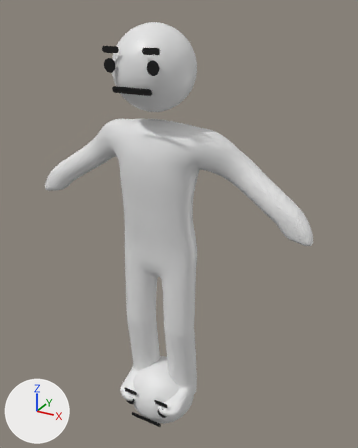
One commit to the FBX model Assets/Models/human.fbx: the scene before it, then after it.
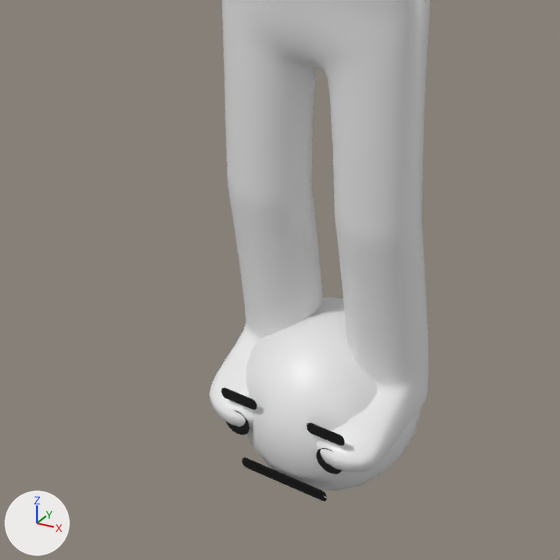
The first picture shows the older version from a camera (50 mm lens) standing at (1.29, -2.12, 2.24) and looking at (0.07, 0.09, 1.13). The close-ups show both versions on the part from 13% to 68% of the width and 56% to 100% of the height of that picture; other places that the commit changed are outside them. Every picture has the same lights, and +X, +Y and +Z are marked at lower left. Objects named as collision shapes, trigger or cutter boxes, shadow casters or lower levels of detail are left out. Where no turn or scale is listed for an object, it has been applied to the vertices.

Script lines for the objects in view, before the commit:
```python
me_human_001 = bpy.data.meshes.new('human.001')
me_human_001.from_pydata(...)  # 6860 vertices, 6856 faces; spans x -0.82..0.82, y -0.23..0.18, z -1.37..0.81
me_human_001.materials.append(mat_skin)  # white #e7e7e7
me_separated_head = bpy.data.meshes.new('separated head')
me_separated_head.from_pydata(...)  # 313 vertices, 359 faces; spans x -0.205..0.205, y -0.209..0.206, z -0.205..0.204
# faces by material slot: [39, 320]
me_separated_head.materials.append(mat_face)  # black #000000
me_separated_head.materials.append(mat_skin)  # white #e7e7e7
ob_head_sep = bpy.data.objects.new('head sep', me_separated_head)
ob_head_sep.location = (0.0, 0.0, 0.0)
ob_human_lod0 = bpy.data.objects.new('human_LOD0', me_human_001)
ob_human_lod0.location = (0.0, 0.0, 1.363)
```
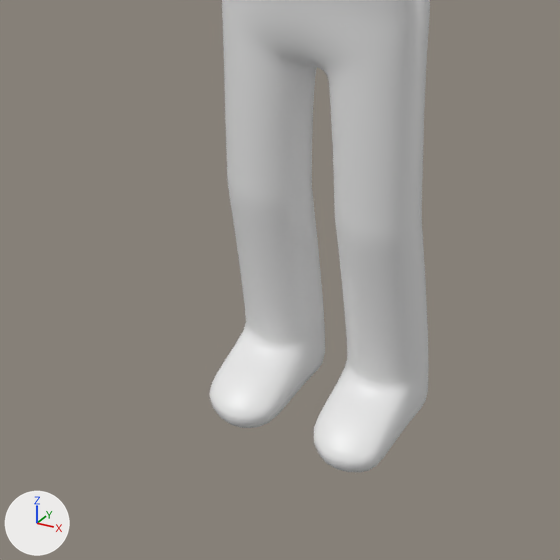
The change in detail:
Object 'head sep' (ob_head_sep) is deleted.

Changed parts and their boxes [x1, y1, x2, y2] in the close-ups (560 x 560 px):
'head sep', deleted
    before: [221, 297, 421, 501]
    faces in mat_skin (white #e7e7e7): [246, 297, 421, 491]
    faces in mat_face (black #000000): [221, 388, 345, 501]
